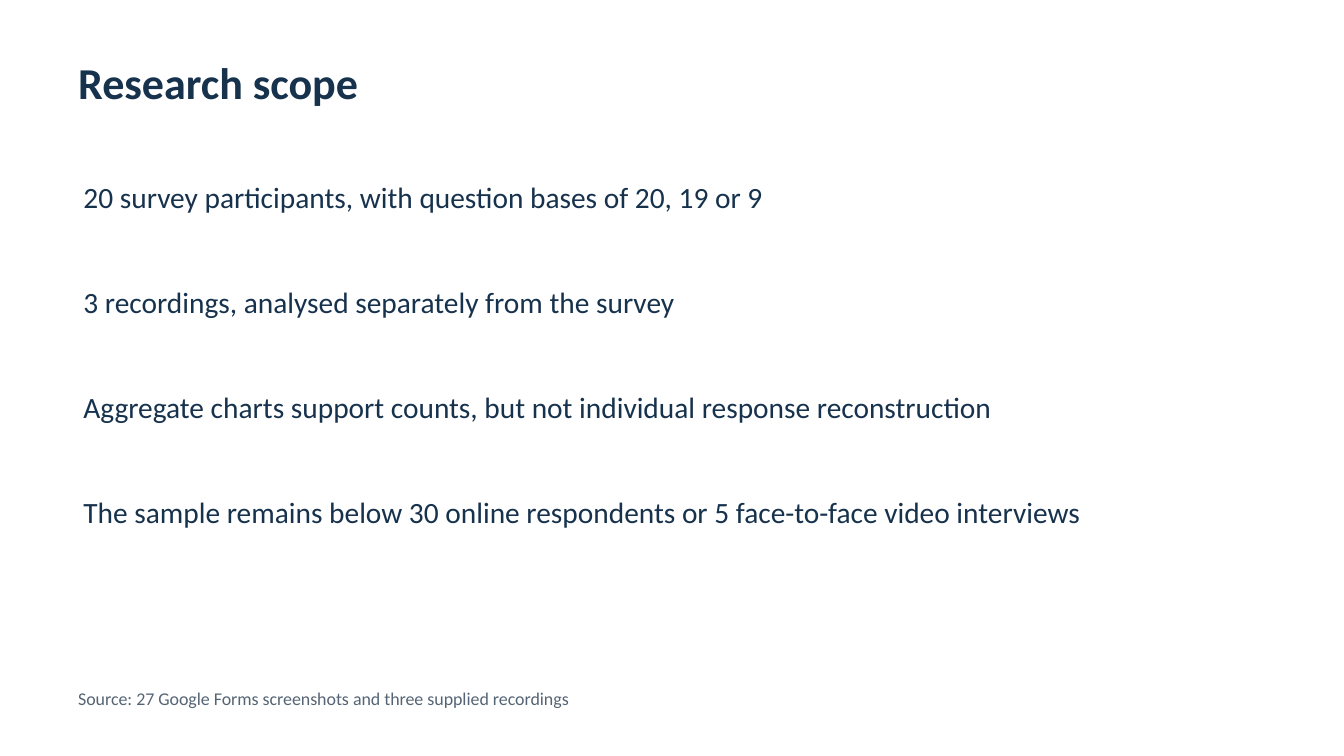
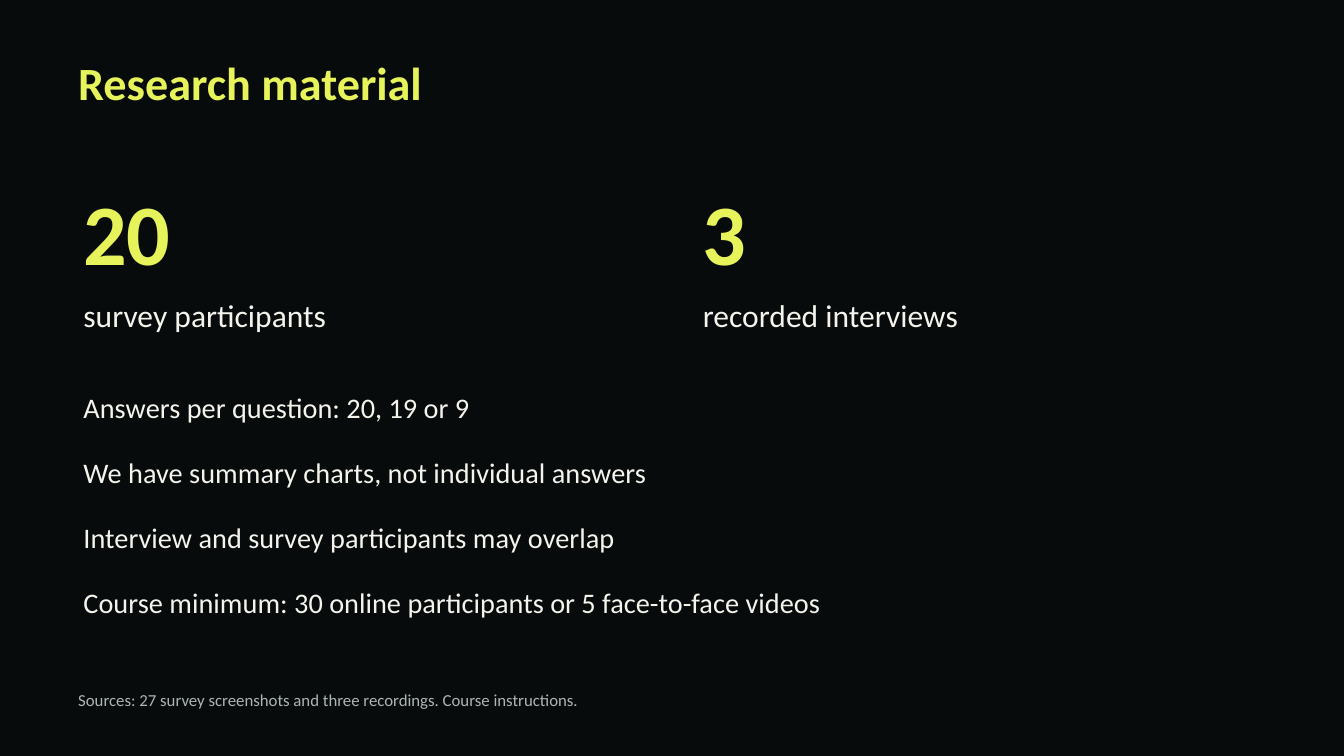
Before and after one commit to Scirtor/subcheck-anticheat, a slide deck: slide 2 of presentation/Assignment_3_Presentation.pptx. Drawn at 1344x756 pixels with LibreOffice and Linux fonts; fonts in the diff are those of the drawing. Boxes give left, top, right and bottom in pixels: in the first picture for what was removed or moved away, otherwise in the second. Text is boxed around its words. In the diff, an @@ line names an element or a change of style, - is before the commit and + after.

```diff
--- a/presentation/Assignment_3_Presentation.pptx
+++ b/presentation/Assignment_3_Presentation.pptx
@@ background #FFFFFF to #080B0C @@
@@ text at [78,67,421,101]: text changed; size 31.5 to 33 pt; text colour #17324D to #E7F35A @@
-Research scope
+Research material
@@ text at [83,208,170,266]: text changed; size 21 to 61.5 pt; text colour #17324D to #E7F35A; bold on @@
-20 survey participants, with question bases of 20, 19 or 9
+20
@@ text added at [703,208,747,266], 61.5 pt, text #E7F35A, bold @@
+3
@@ text at [83,305,326,332]: text changed; size 21 to 22.5 pt; text colour #17324D to #F4F4ED @@
-3 recordings, analysed separately from the survey
+survey participants
@@ text added at [703,305,957,328], 22.5 pt, text #F4F4ED @@
+recorded interviews
@@ text added at [83,398,469,423], 20.2 pt, text #F4F4ED @@
+Answers per question: 20, 19 or 9
@@ text at [83,463,646,488]: text changed; size 21 to 20.2 pt; text colour #17324D to #F4F4ED @@
-Aggregate charts support counts, but not individual response reconstruction
+We have summary charts, not individual answers
@@ text added at [83,528,614,553], 20.2 pt, text #F4F4ED @@
+Interview and survey participants may overlap
@@ text at [83,593,820,618]: text changed; size 21 to 20.2 pt; text colour #17324D to #F4F4ED @@
-The sample remains below 30 online respondents or 5 face-to-face video interviews
+Course minimum: 30 online participants or 5 face-to-face videos
@@ text at [78,694,578,709]: text changed; size 12.8 to 12 pt; text colour #556474 to #AEB6B4 @@
-Source: 27 Google Forms screenshots and three supplied recordings
+Sources: 27 survey screenshots and three recordings. Course instructions.
```
Also in this commit, not shown: 6 other slides changed, 5 slides added, 5 slides removed, 11 other files.
